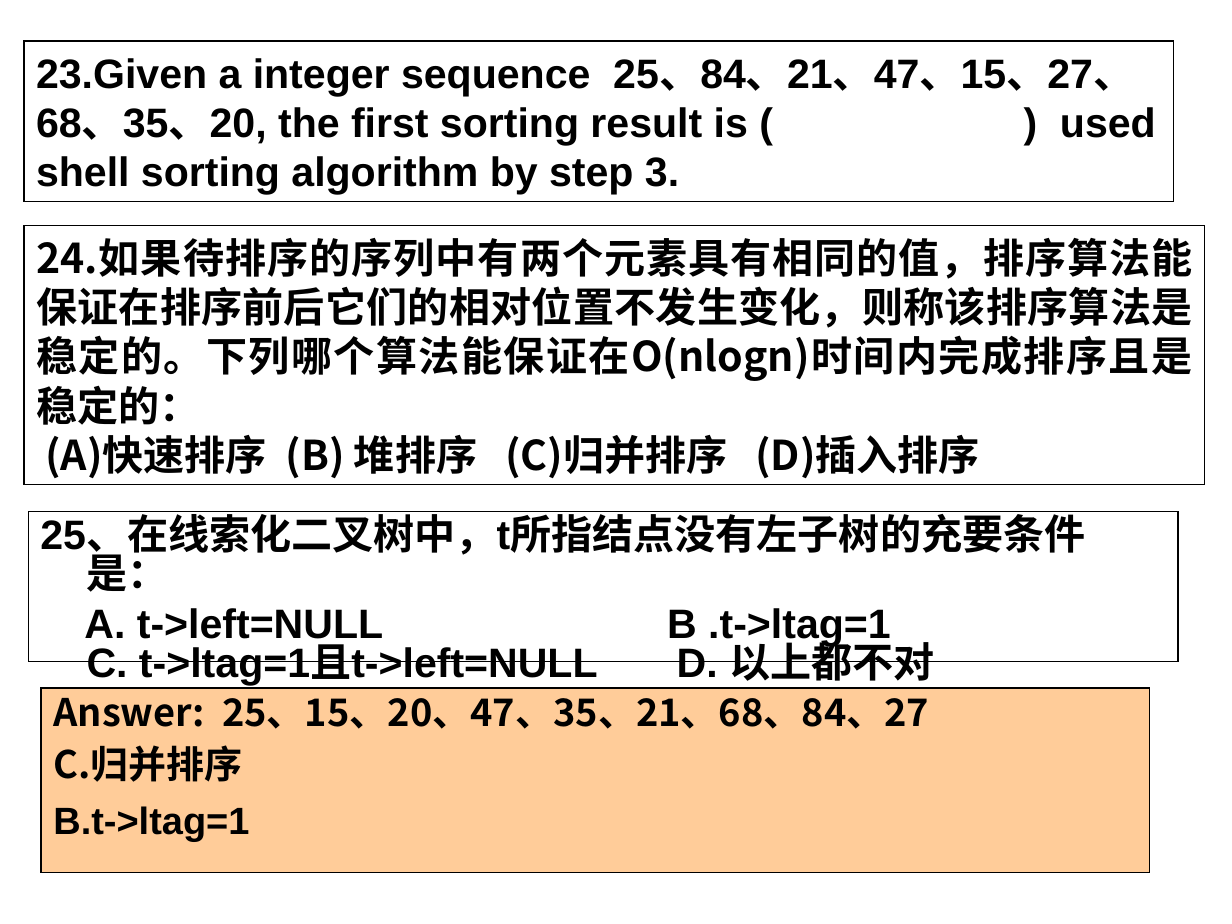
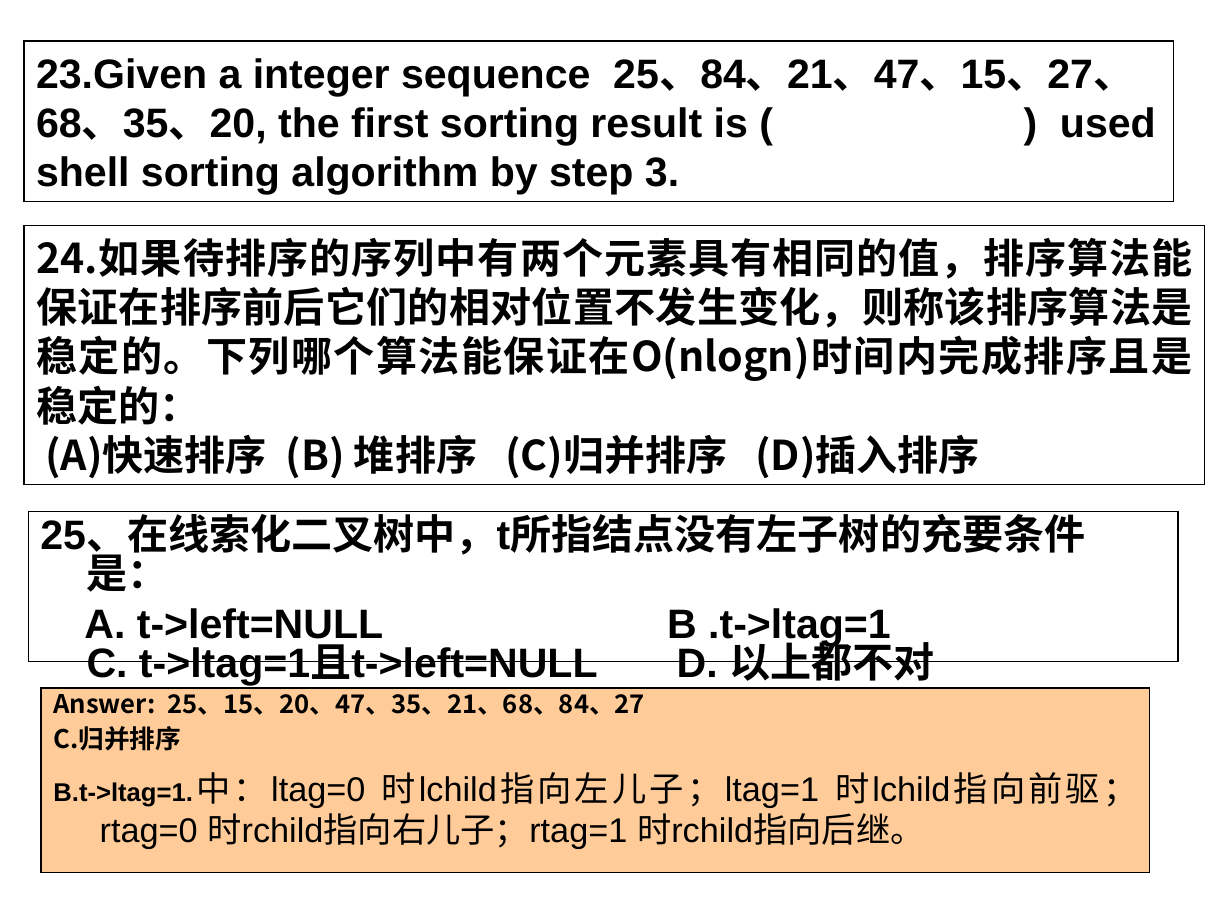
Before and after one commit to LukeLIN-web/curriculum_design, a slide deck: slide 10 of DataStructure/review ppt.ppt. Drawn at 1232x924 pixels with LibreOffice and Linux fonts; fonts in the diff are those of the drawing. Boxes give left, top, right and bottom in pixels: in the first picture for what was removed or moved away, otherwise in the second. Text is boxed around its words. In the diff, an @@ line names an element or a change of style, - is before the commit and + after.

Commit message:
ppt

```diff
--- a/DataStructure/review ppt.ppt
+++ b/DataStructure/review ppt.ppt
@@ text at (53,687,645,751): size 22.2 to 15 pt in "Answer: 25、15、20、47、35、21、68、84、27", "C.归并排序"; line spacing 0.9 to 0.8 @@
@@ text at (53,772,1137,849): text changed; size 22.2 to 20 pt; bold off @@
-B.t->ltag=1
+B.t->ltag=1.中：ltag=0 时lchild指向左儿子；ltag=1 时lchild指向前驱；rtag=0 时rchild指向右儿子；rtag=1 时rchild指向后继。
```
Also in this commit, not shown: 6 other slides changed.
